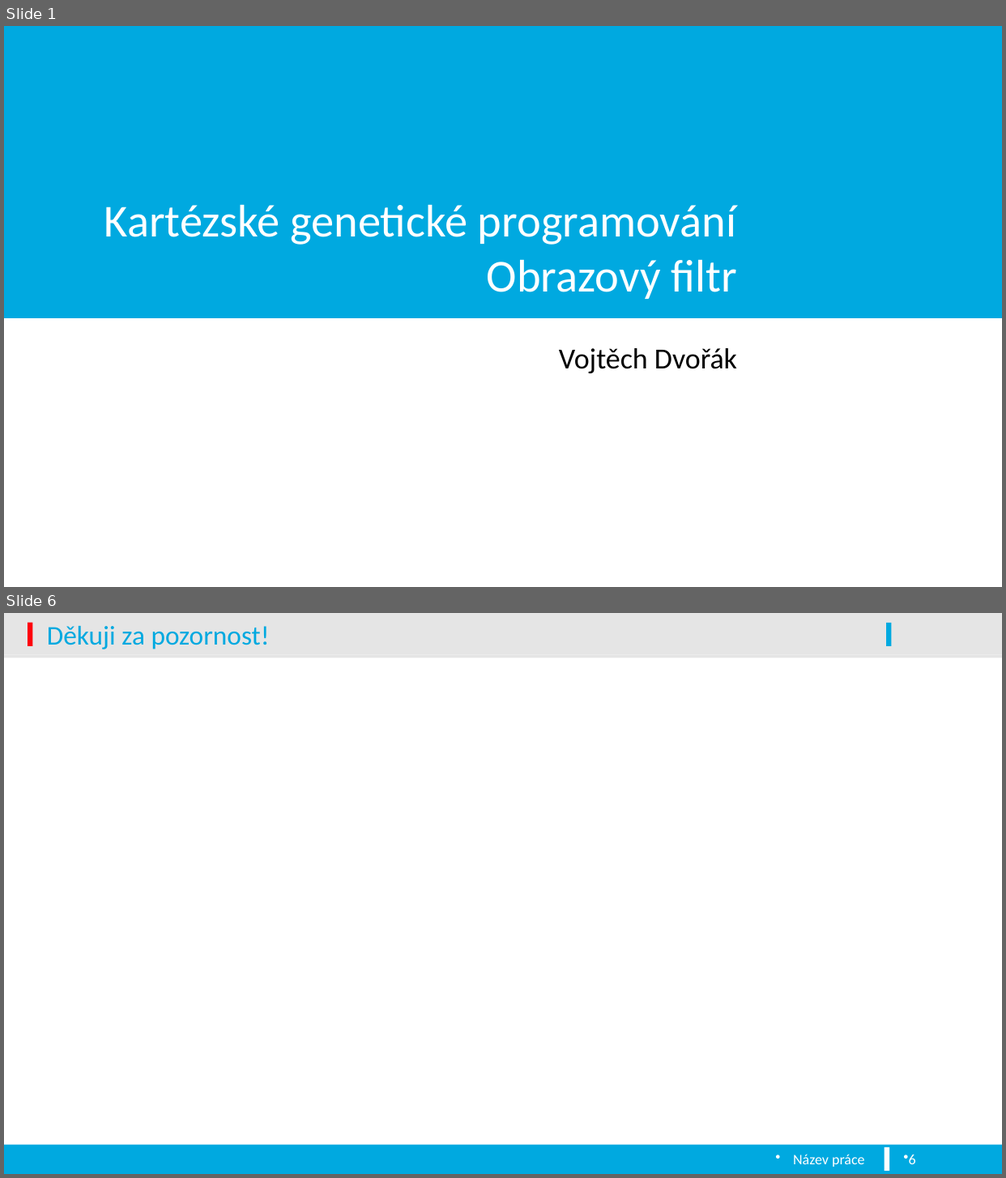
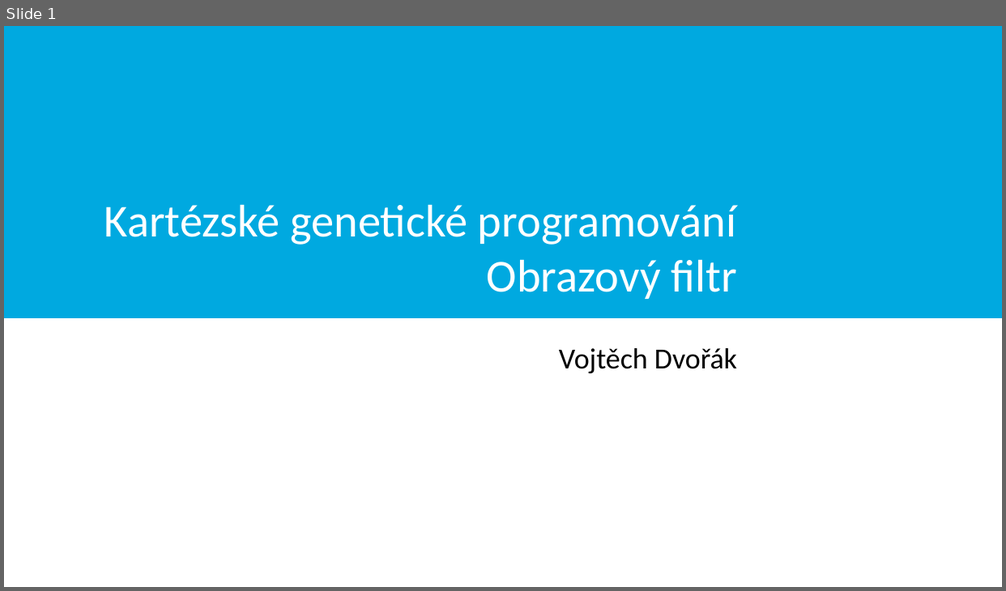
Before and after one commit to vojone/EVO, a slide deck: prezentace.pptx. Shown one above the other, each under a label of ours: slides 1 and 6 before the commit, slide 1 after it; the slides between them are not shown. The pictures are 1006x1178 and 1006x591 pixels, drawn with LibreOffice and Linux fonts; fonts in the diff are those of the drawing; background and template pictures are left out. Boxes give left, top, right and bottom in pixels: in the first picture for what was removed or moved away, otherwise in the second. Text is boxed around its words. In the diff, an @@ line names an element or a change of style, - is before the commit and + after.

```diff
--- a/prezentace.pptx
+++ b/prezentace.pptx
@@ slide 6 removed at [4,613,1002,1174], background #FFFFFF @@
@@ rectangle removed at [4,613,1002,655] @@
@@ rectangle removed at [27,623,32,647] @@
@@ title removed at [47,626,270,649] @@
-Děkuji za pozornost!
@@ rectangle removed at [887,623,892,647] @@
@@ rectangle removed at [4,655,1002,658] @@
@@ rectangle removed at [4,1145,1002,1174] @@
@@ text removed at [793,1154,864,1167] @@
-Název práce
@@ rectangle removed at [884,1148,889,1171] @@
@@ page number removed at [909,1155,916,1165] @@
-6
```
Also in this commit, not shown: 3 slides changed, 7 slides added, 1 other slide removed.
